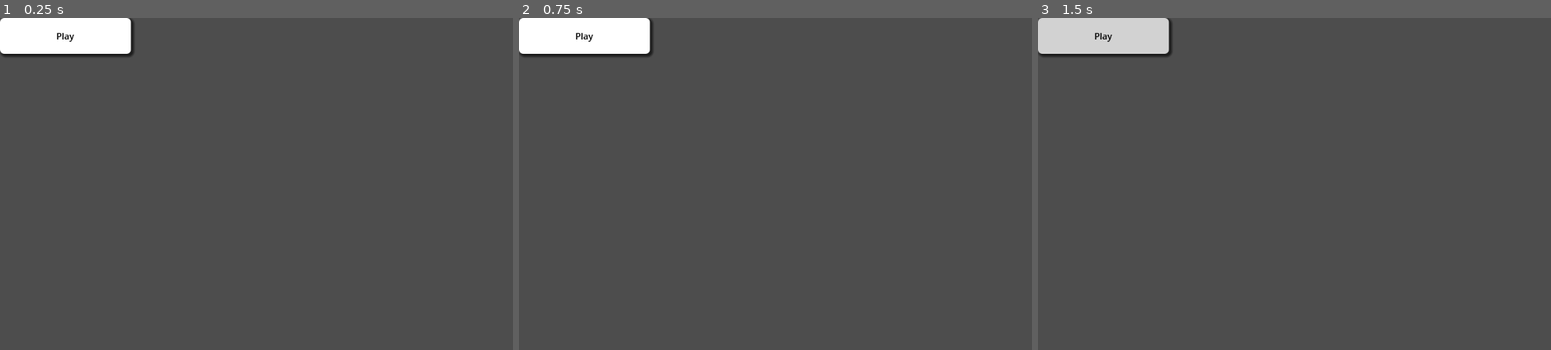
Above: before the commit, frames 1-3 (left to right).
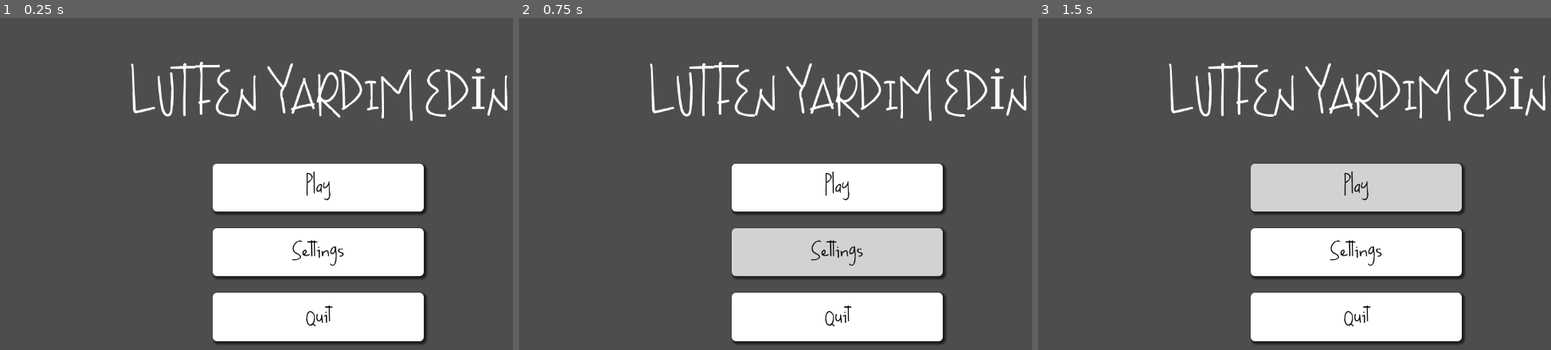
Above: after the commit, the same moments.

Repository: 0ygtgns/lutfenyard-medin
Game: Godot game, scene res://Scenes/menu.tscn
Two runs of this game, one before a commit and one after it. Both use one fixed random seed, a clock stepped at 60 frames per second and the inputs below.
Inputs (mouse positions are in pixels of both pictures, inside the frame that each line leads up to):
- Up to frame 1 (0.25 s): no input
- Up to frame 2 (0.75 s): click (837, 253) at 0.5 s, where only the run after the commit has a clickable "Settings"
- Up to frame 3 (1.5 s): click "Play" at 1.25 s

The runs differ from the first frame. In frame 1, 25% of the frame differs, in the area x 0-99%, y 0-99%; in frame 2, 24%; in frame 3, 24%.

Commit message:
developed_menu

Diff:
--- a/Scenes/menu.tscn
+++ b/Scenes/menu.tscn
@@ -1,4 +1,6 @@
-[gd_scene load_steps=5 format=3 uid="uid://dpcqiiqvb0rq7"]
+[gd_scene load_steps=6 format=3 uid="uid://dpcqiiqvb0rq7"]
+
+[ext_resource type="FontFile" uid="uid://blp7rok3bglsw" path="res://Assests/fonts/NothingTodayDemoRegular.ttf" id="1_1rerr"]
 
 [sub_resource type="StyleBoxEmpty" id="StyleBoxEmpty_1rerr"]
 
@@ -38,9 +40,19 @@
 grow_vertical = 2
 
 [node name="VBoxContainer" type="VBoxContainer" parent="."]
-layout_mode = 0
-offset_right = 237.0
-offset_bottom = 65.0
+layout_mode = 1
+anchors_preset = 8
+anchor_left = 0.5
+anchor_top = 0.5
+anchor_right = 0.5
+anchor_bottom = 0.5
+offset_left = -191.0
+offset_top = -60.0
+offset_right = 191.0
+offset_bottom = 262.0
+grow_horizontal = 2
+grow_vertical = 2
+theme_override_constants/separation = 30
 
 [node name="Play" type="Button" parent="VBoxContainer"]
 layout_mode = 2
@@ -50,9 +62,57 @@
 theme_override_colors/font_color = Color(0, 0, 0, 1)
 theme_override_colors/font_focus_color = Color(0, 0, 0, 1)
 theme_override_colors/font_pressed_color = Color(0, 0, 0, 1)
+theme_override_fonts/font = ExtResource("1_1rerr")
+theme_override_font_sizes/font_size = 35
 theme_override_styles/focus = SubResource("StyleBoxEmpty_1rerr")
 theme_override_styles/hover_pressed = SubResource("StyleBoxFlat_1rerr")
 theme_override_styles/hover = SubResource("StyleBoxFlat_1rerr")
 theme_override_styles/pressed = SubResource("StyleBoxFlat_cayip")
 theme_override_styles/normal = SubResource("StyleBoxFlat_xhh6f")
 text = "Play"
+
+[node name="Settings" type="Button" parent="VBoxContainer"]
+layout_mode = 2
+size_flags_vertical = 3
+theme_override_colors/font_hover_pressed_color = Color(0, 0, 0, 1)
+theme_override_colors/font_hover_color = Color(0, 0, 0, 1)
+theme_override_colors/font_color = Color(0, 0, 0, 1)
+theme_override_colors/font_focus_color = Color(0, 0, 0, 1)
+theme_override_colors/font_pressed_color = Color(0, 0, 0, 1)
+theme_override_fonts/font = ExtResource("1_1rerr")
+theme_override_font_sizes/font_size = 35
+theme_override_styles/focus = SubResource("StyleBoxEmpty_1rerr")
+theme_override_styles/hover_pressed = SubResource("StyleBoxFlat_1rerr")
+theme_override_styles/hover = SubResource("StyleBoxFlat_1rerr")
+theme_override_styles/pressed = SubResource("StyleBoxFlat_cayip")
+theme_override_styles/normal = SubResource("StyleBoxFlat_xhh6f")
+text = "Settings"
+
+[node name="Quit" type="Button" parent="VBoxContainer"]
+layout_mode = 2
+size_flags_vertical = 3
+theme_override_colors/font_hover_pressed_color = Color(0, 0, 0, 1)
+theme_override_colors/font_hover_color = Color(0, 0, 0, 1)
+theme_override_colors/font_color = Color(0, 0, 0, 1)
+theme_override_colors/font_focus_color = Color(0, 0, 0, 1)
+theme_override_colors/font_pressed_color = Color(0, 0, 0, 1)
+theme_override_fonts/font = ExtResource("1_1rerr")
+theme_override_font_sizes/font_size = 35
+theme_override_styles/focus = SubResource("StyleBoxEmpty_1rerr")
+theme_override_styles/hover_pressed = SubResource("StyleBoxFlat_1rerr")
+theme_override_styles/hover = SubResource("StyleBoxFlat_1rerr")
+theme_override_styles/pressed = SubResource("StyleBoxFlat_cayip")
+theme_override_styles/normal = SubResource("StyleBoxFlat_xhh6f")
+text = "Quit"
+
+[node name="Label" type="Label" parent="."]
+layout_mode = 0
+offset_left = 149.0
+offset_top = 88.0
+offset_right = 1010.0
+offset_bottom = 315.0
+theme_override_fonts/font = ExtResource("1_1rerr")
+theme_override_font_sizes/font_size = 80
+text = "LUTFEN YARDIM EDİN
+"
+horizontal_alignment = 1
Binary file added: Assests/fonts/NothingTodayDemoRegular.ttf
Not shown, added: Assests/fonts/NothingTodayDemoRegular.ttf.import
